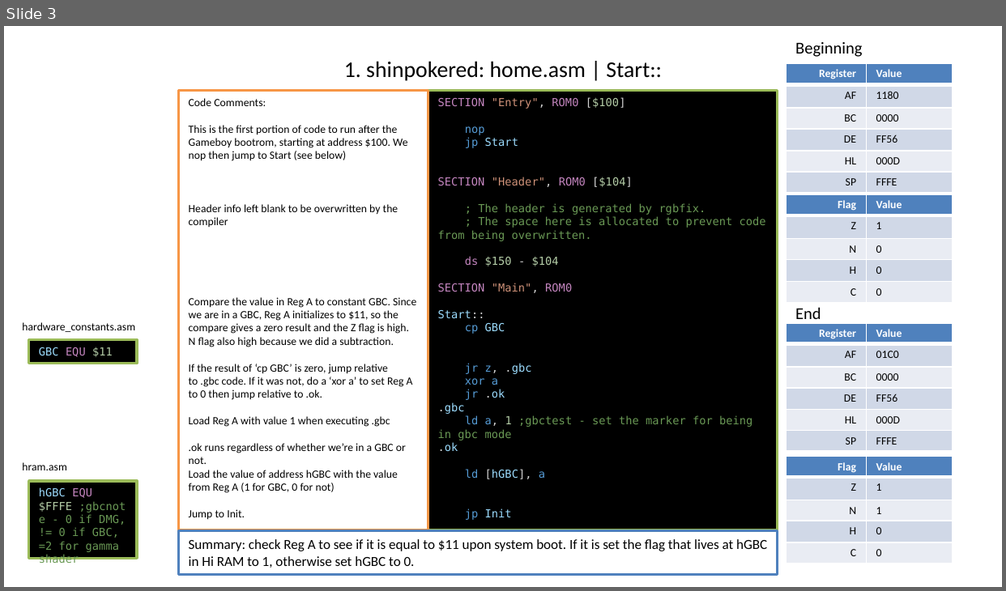
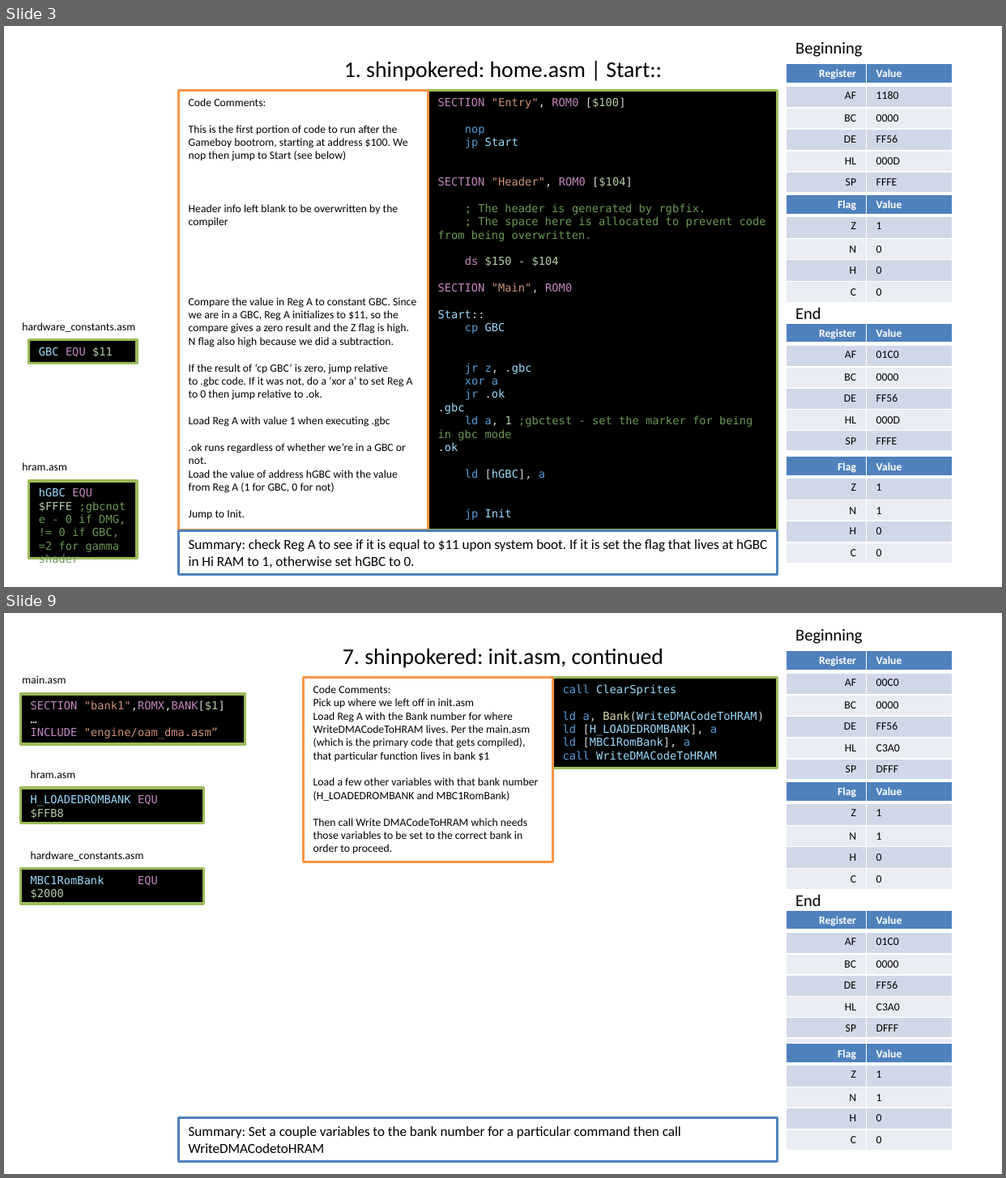
Before and after one commit to timweilert/DK94_Color, a slide deck: SGB_TO_GBC.pptx. Shown one above the other, each under a label of ours: slide 3 before the commit, slides 3 and 9 after it; the slides between them are not shown. The pictures are 1006x591 and 1006x1178 pixels, drawn with LibreOffice and Linux fonts; fonts in the diff are those of the drawing. Boxes give left, top, right and bottom in pixels: in the first picture for what was removed or moved away, otherwise in the second. Text is boxed around its words. In the diff, an @@ line names an element or a change of style, - is before the commit and + after.

Commit message:
Further along in the shinpokered trace through. This new powerpoint approach seems to be a solid way to go.

```diff
--- a/SGB_TO_GBC.pptx
+++ b/SGB_TO_GBC.pptx
@@ slide 9 added at <box>4,613,1002,1174</box>, background #FFFFFF @@
@@ text added at <box>795,629,862,644</box>, 12 pt, text #000000 @@
+Beginning
@@ title added at <box>343,648,663,668</box>, 16.2 pt, text #000000 @@
+7. shinpokered: init.asm, continued
@@ table added at <box>786,651,952,779</box>, 6 rows, 2 columns @@
+Register | Value
+AF | 00C0
+BC | 0000
+DE | FF56
+HL | C3A0
+SP | DFFF
@@ text added at <box>22,675,66,683</box>, 8 pt, text #000000 @@
+main.asm
@@ rectangle added at <box>304,678,553,862</box>, fill #FFFFFF, outline #F79646 2 pt, 8 pt, text #000000 @@
+Code Comments:
+Pick up where we left off in init.asm
+Load Reg A with the Bank number for where WriteDMACodeToHRAM lives. Per the main.asm (which is the primary code that gets compiled), that particular function lives in bank $1
+Load a few other variables with that bank number (H_LOADEDROMBANK and MBC1RomBank)
+Then call Write DMACodeToHRAM which needs those variables to be set to the correct bank in order to proceed.
@@ rectangle added at <box>553,678,778,769</box>, fill #000000, outline #9BBB59 2 pt, 8 pt, text #9CDCFE @@
+call ClearSprites
+ld a, Bank(WriteDMACodeToHRAM)
+ld [H_LOADEDROMBANK], a
+ld [MBC1RomBank], a
+call WriteDMACodeToHRAM
@@ rectangle added at <box>21,694,245,743</box>, fill #000000, outline #9BBB59 2 pt, 8 pt, text #CE9178 @@
+SECTION "bank1",ROMX,BANK[$1]
+…
+INCLUDE "engine/oam_dma.asm”
@@ text added at <box>31,770,76,778</box>, 8 pt, text #000000 @@
+hram.asm
@@ table added at <box>786,781,952,888</box>, 5 rows, 2 columns @@
+Flag | Value
+Z | 1
+N | 1
+H | 0
+C | 0
@@ rectangle added at <box>21,788,203,823</box>, fill #000000, outline #9BBB59 2 pt, 8 pt, text #9CDCFE @@
+H_LOADEDROMBANK EQU $FFB8
@@ text added at <box>31,851,144,861</box>, 8 pt, text #000000 @@
+hardware_constants.asm
@@ rectangle added at <box>21,868,203,904</box>, fill #000000, outline #9BBB59 2 pt, 8 pt, text #9CDCFE @@
+MBC1RomBank EQU $2000
@@ text added at <box>795,894,821,906</box>, 12 pt, text #000000 @@
+End
@@ table added at <box>786,910,952,1059</box>, 7 rows, 2 columns @@
+Register | Value
+AF | 01C0
+BC | 0000
+DE | FF56
+HL | C3A0
+SP | DFFF
+ | 
@@ table added at <box>786,1043,952,1150</box>, 5 rows, 2 columns @@
+Flag | Value
+Z | 1
+N | 1
+H | 0
+C | 0
@@ rectangle added at <box>179,1118,778,1162</box>, fill #FFFFFF, outline #4F81BD 2 pt, 10 pt, text #000000 @@
+Summary: Set a couple variables to the bank number for a particular command then call WriteDMACodetoHRAM
```
Also in this commit, not shown: 1 slide changed, 6 other slides added.
